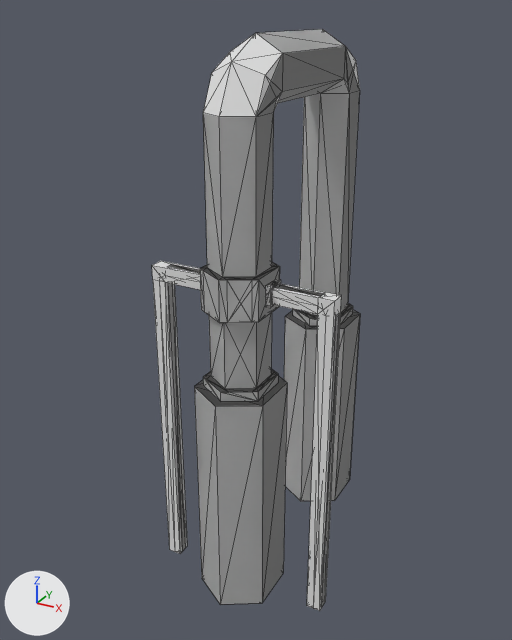
An edit to the glTF model docs/base/@vl2/z_mappacks/CTF/TWL-MapPackEDIT.vl2/interiors/nycto-ec4.glb, drawn before and after from the same camera.
Camera for both pictures: a 50 mm camera at (10.87, -16.22, 2.34) aimed at (2.57, -1.13, -5.21). Arrows for +X, +Y and +Z are at lower left; the lights stay in place. The first picture is the older version. Mesh edges are drawn as thin lines.

Script lines for the objects in view, before the commit:
```python
me_mesh = bpy.data.meshes.new('Mesh')
me_mesh.from_pydata(...)  # 228 vertices, 436 faces; spans x 0.88..5.62, y -4.31..2.94, z -12.0..1.88
# faces by material slot: [228, 40, 10, 4, 10, 36, 36, 72]
me_mesh.materials.append(mat_nycto_pipe)  # white #e7e7e7
me_mesh.materials.append(mat_ds_ewall06)  # white #e7e7e7
me_mesh.materials.append(mat_nycto_computer)  # white #e7e7e7
me_mesh.materials.append(mat_ds_icei01)  # white #e7e7e7
me_mesh.materials.append(mat_radwarn)  # white #e7e7e7
me_mesh.materials.append(mat_greylite2)  # white #e7e7e7
me_mesh.materials.append(mat_ds_obsidian)  # white #e7e7e7
me_mesh.materials.append(mat_ds_neffloor3)  # white #e7e7e7
me_mesh_001 = bpy.data.meshes.new('Mesh.001')
me_mesh_001.from_pydata(...)  # 190 vertices, 346 faces; spans x 0.88..5.62, y -4.31..2.94, z -12.0..1.88
# faces by material slot: [40, 160, 10, 4, 10, 36, 36, 50]
me_mesh_001.materials.append(mat_ds_ewall06_001)  # white #e7e7e7
me_mesh_001.materials.append(mat_nycto_pipe_001)  # white #e7e7e7
me_mesh_001.materials.append(mat_nycto_computer_001)  # white #e7e7e7
me_mesh_001.materials.append(mat_ds_icei01_001)  # white #e7e7e7
me_mesh_001.materials.append(mat_radwarn_001)  # white #e7e7e7
me_mesh_001.materials.append(mat_greylite2_001)  # white #e7e7e7
me_mesh_001.materials.append(mat_ds_obsidian_001)  # white #e7e7e7
me_mesh_001.materials.append(mat_ds_neffloor3_001)  # white #e7e7e7
ob_object = bpy.data.objects.new('Object', me_mesh)
ob_object.location = (0.0, 0.0, 0.0)
ob_object_001 = bpy.data.objects.new('Object.001', me_mesh_001)
ob_object_001.location = (0.0, 0.0, 0.0)
```
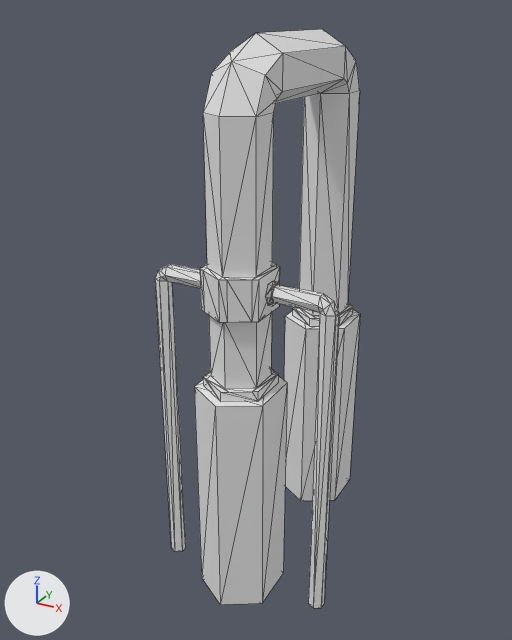
Changed parts and their boxes (x1, y1, x2, y2) in the pictures (512 x 640 px):
```json
{"object": "Object.001", "change": "deleted", "before": [152, 49, 359, 611], "faces in mat_nycto_pipe_001 (white #e7e7e7)": [152, 49, 359, 611], "faces in mat_nycto_computer_001 (white #e7e7e7)": [227, 280, 258, 322], "faces in mat_ds_neffloor3_001 (white #e7e7e7)": [265, 279, 281, 308]}
```

Edits to the scene script, one JSON object a line:
```json
{"op": "remove", "block": "ob_object_001", "code": ["ob_object_001 = bpy.data.objects.new('Object.001', me_mesh_001)", "ob_object_001.location = (0.0, 0.0, 0.0)"]}
```
